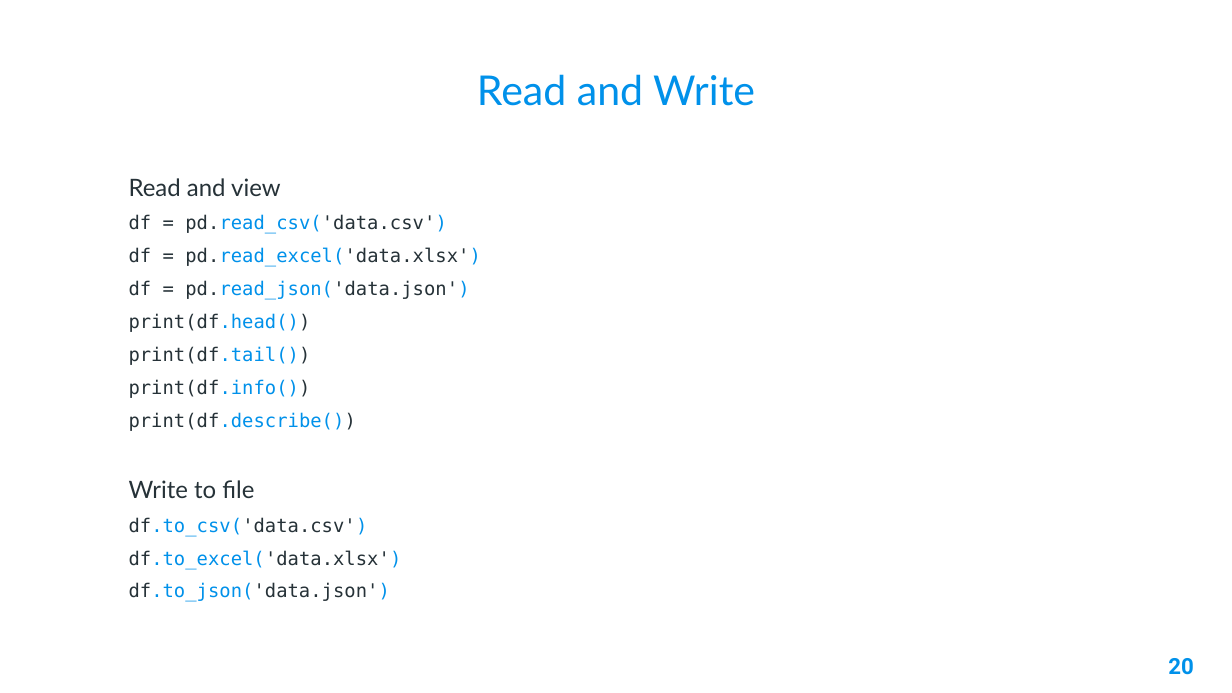
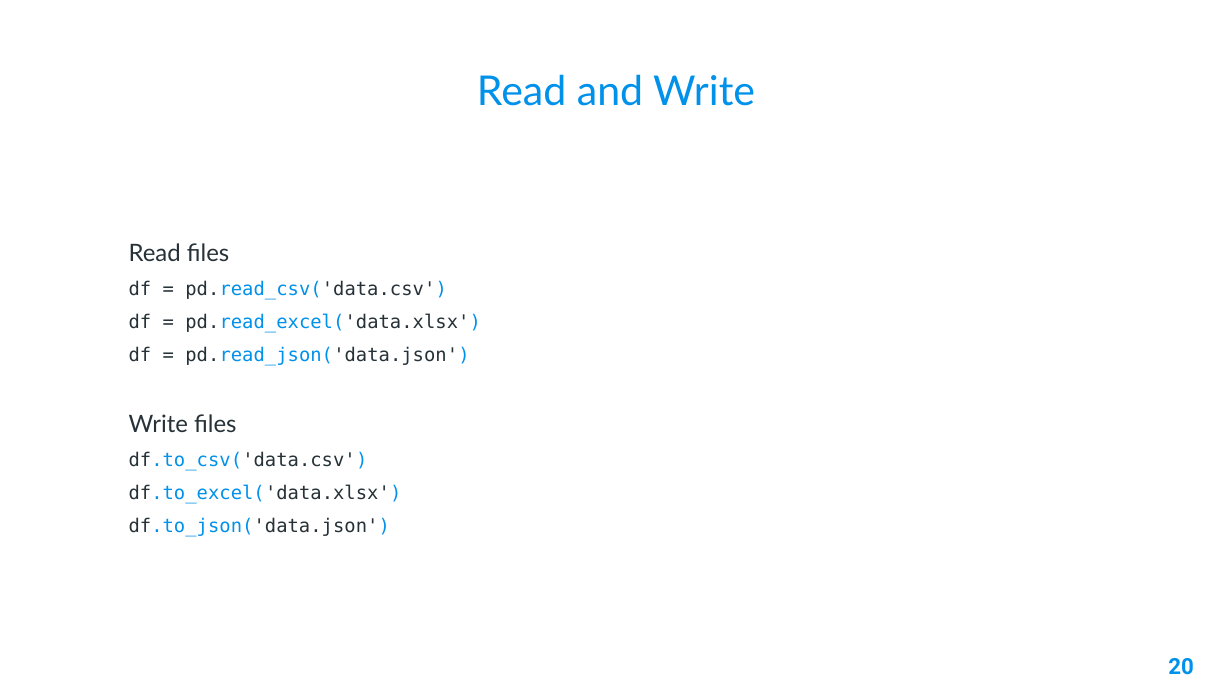
Before and after one commit to AleeRezaa/learn-python, a slide deck: slide 20 of Powerpoint/2 Data Science.pptx. Drawn at 1232x693 pixels with LibreOffice and Linux fonts; fonts in the diff are those of the drawing; background and template pictures are left out. Boxes give left, top, right and bottom in pixels: in the first picture for what was removed or moved away, otherwise in the second. Text is boxed around its words. In the diff, an @@ line names an element or a change of style, - is before the commit and + after.

```diff
--- a/Powerpoint/2 Data Science.pptx
+++ b/Powerpoint/2 Data Science.pptx
@@ text at box(129, 243, 229, 261): text changed @@
-Read and view
+Read files
@@ text at box(129, 414, 236, 432): text changed; size 11 to 14 pt; font DejaVu Sans Mono to Lato @@
-print(df.head())
-print(df.tail())
-print(df.info())
-print(df.describe())
-Write to file
+Write files
```
Also in this commit, not shown: 2 other slides changed, 2 slides added, 1 other file.
